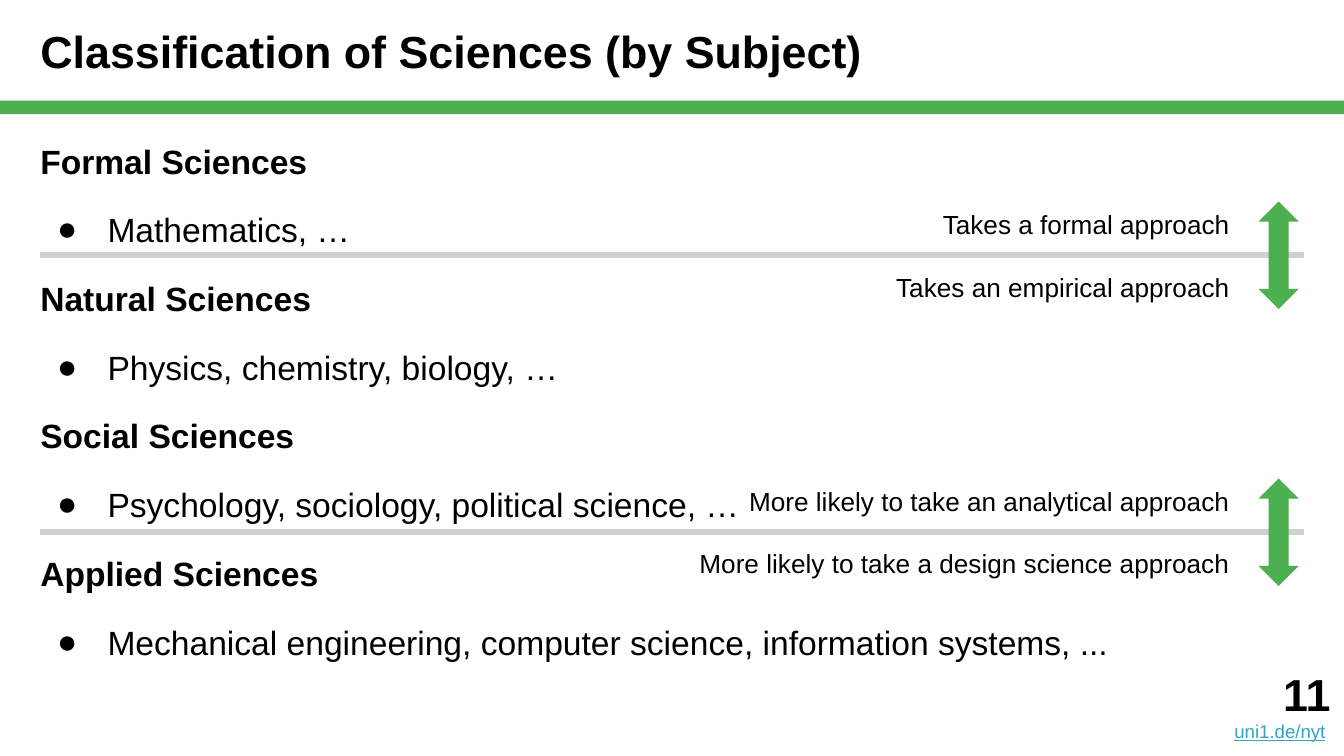
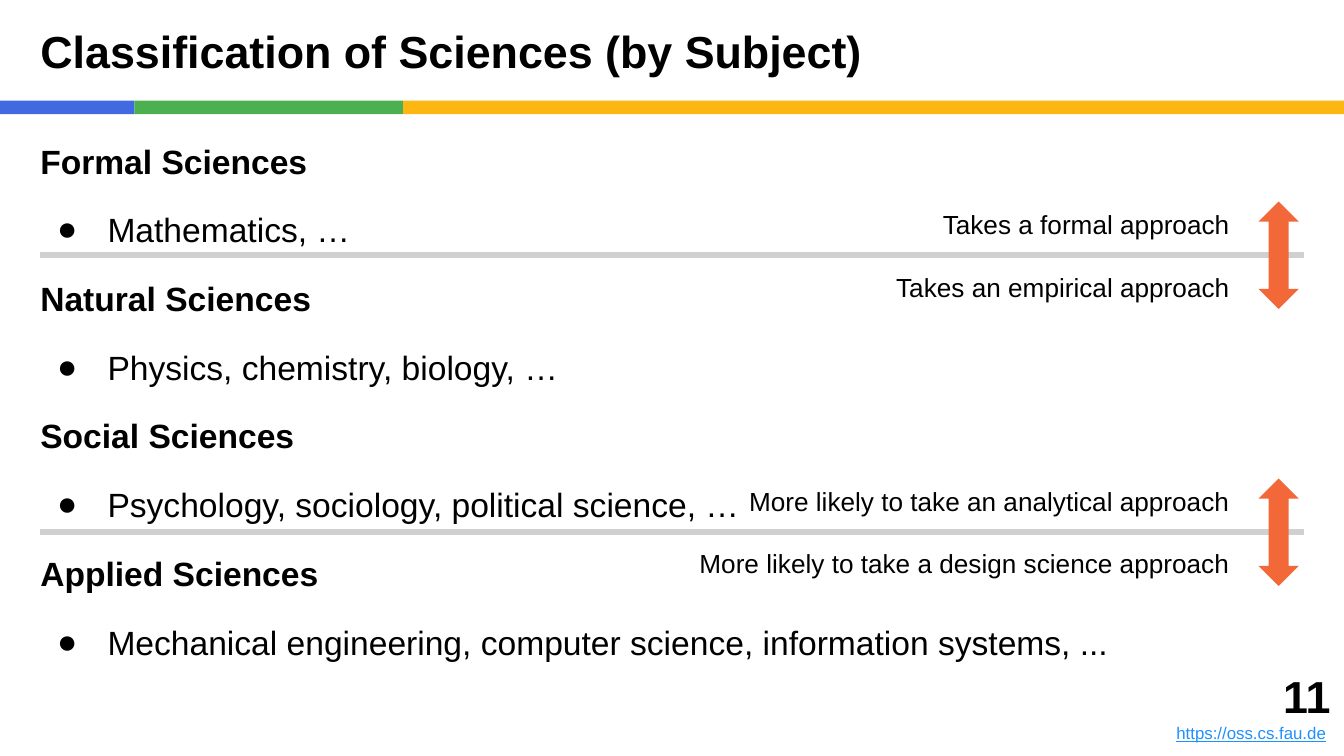
Before and after one commit to dirkriehle/nyt-course, a slide deck: slide 11 of Lecture slides/NYT B01 - What is Science.pptx. Drawn at 1344x756 pixels with LibreOffice and Linux fonts; fonts in the diff are those of the drawing. Boxes give left, top, right and bottom in pixels: in the first picture for what was removed or moved away, otherwise in the second. Text is boxed around its words. In the diff, an @@ line names an element or a change of style, - is before the commit and + after.

```diff
--- a/Lecture slides/NYT B01 - What is Science.pptx
+++ b/Lecture slides/NYT B01 - What is Science.pptx
@@ rectangle added at (0,101,134,114), fill #4169E1 @@
@@ rectangle added at (134,101,403,114), fill #4CAF50 @@
@@ rectangle: place and size @@
-rectangle at (0,101,1344,114)
+rectangle at (403,101,1344,114)
@@ rectangle at (403,101,1344,114): fill #4CAF50 to #FEB612 @@
@@ up down arrow at (1258,202,1298,309): fill #4CAF50 to #F36838 @@
@@ up down arrow at (1258,478,1298,586): fill #4CAF50 to #F36838 @@
@@ text: place and size @@
-text at (1234,680,1330,742)
+text at (1176,682,1330,743)
@@ text at (1176,726,1325,743): text changed; size 10 to 9 pt; text colour #34A3C5 to #1E90FF @@
-uni1.de/nyt
+https://oss.cs.fau.de
```
Also in this commit, not shown: 46 other slides changed, 2 slides added, 3 other files.
